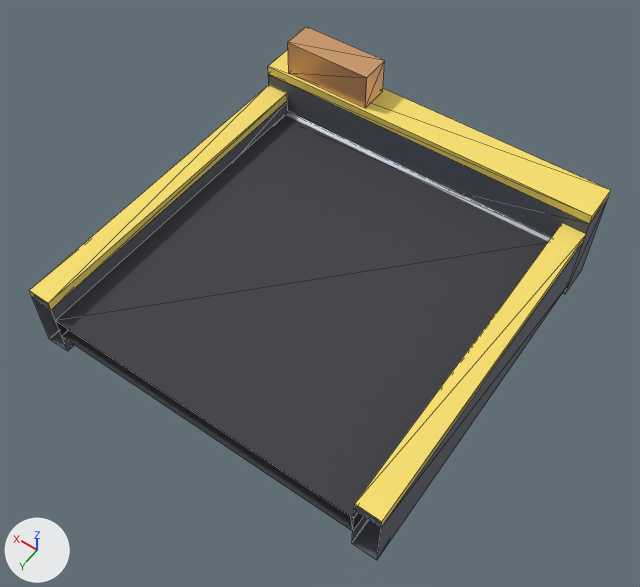
Before and after pictures for a commit that changed the glTF model arte/modelos/logistica/esteira/esteira_inicio/esteira_inicio.glb.
One viewpoint serves both versions: a 50 mm camera at (-0.757, 1.109, 1.752) aimed at (-0.024, 0.083, 0.139). The lights are fixed; the arrows at lower left show +X, +Y and +Z. The first picture is the older version. Mesh edges are drawn as thin lines. Vertices at exactly the same position are counted once.

In view in the first picture: 'esteira_inicio'.
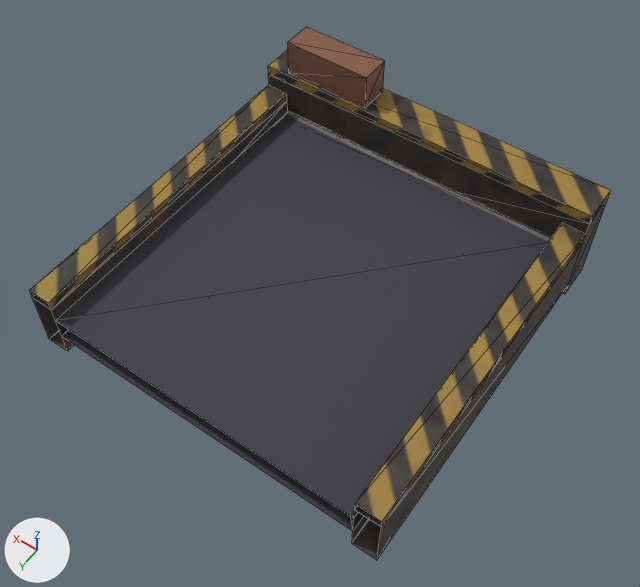
Boxes [x1, y1, x2, y2] around the edits, measured in the pictures (640 x 587 px):
'esteira_inicio', recoloured, surface changed (darker)
    both: [29, 27, 611, 560]
part 1 of me_esteira_inicio_corpo, recoloured
    both: [32, 74, 608, 560]
part 2 of me_esteira_inicio_corpo, recoloured
    both: [285, 111, 552, 242]
part 3 of me_esteira_inicio_corpo, recoloured (beige to brown)
    both: [288, 27, 385, 108]
part 4 of me_esteira_inicio_corpo, recoloured
    both: [29, 50, 611, 527]
part 5 of me_esteira_inicio_corpo, surface changed (darker)
    both: [29, 27, 611, 560]

Diff of the bpy script that builds the scene:
```diff
--- a/arte/modelos/logistica/esteira/esteira_inicio/esteira_inicio.glb.py
+++ b/arte/modelos/logistica/esteira/esteira_inicio/esteira_inicio.glb.py
@@ img_esteira_inicio_tex @@
+img_esteira_inicio_tex = load_image('esteira_inicio_tex', '_unpacked/esteira_inicio_tex', 512, 512, 'sRGB')
@@ mat_esteira_inicio_tex @@
+mat_esteira_inicio_tex = principled_material('esteira_inicio_Tex')
+mat_esteira_inicio_tex.texture = img_esteira_inicio_tex
+mat_esteira_inicio_tex.metallic = 0.15
+mat_esteira_inicio_tex.roughness = 0.7
@@ me_esteira_inicio_corpo @@
 me_esteira_inicio_corpo.from_pydata(...)  # 76 vertices, 110 faces; spans x -0.46..0.46, y -0.46..0.5, z 0.0..0.38
 # used by ob_esteira_inicio; location = (0.0, 0.0, 0.0)
+# me_esteira_inicio_corpo part 1: all 28 faces that had it switch from mat_p_escuro (dark grey #595d69) to mat_esteira_inicio_tex (picture img_esteira_inicio_tex)
+# me_esteira_inicio_corpo part 2: all 40 faces that had it switch from mat_p_metal (light grey #adb5bf) to mat_esteira_inicio_tex (picture img_esteira_inicio_tex)
+# me_esteira_inicio_corpo part 3: all 12 faces that had it switch from mat_p_cobre (beige #e5ad7c) to mat_esteira_inicio_tex (picture img_esteira_inicio_tex)
+# me_esteira_inicio_corpo part 4: all 22 faces that had it switch from mat_p_faixa (yellow #f9e16c) to mat_esteira_inicio_tex (picture img_esteira_inicio_tex)
+# me_esteira_inicio_corpo part 5: texture (UV) coordinates of 110 of 110 faces, centred in x -0.46..0.46, y -0.46..0.213, z 0.0..0.38, changed; they spanned u 0.0..1.0, v 0.0..0.86 and now span u 0.0..1.0, v 0.0..1.0
 me_esteira_inicio_corpo.materials.append(mat_p_esteira)
```
